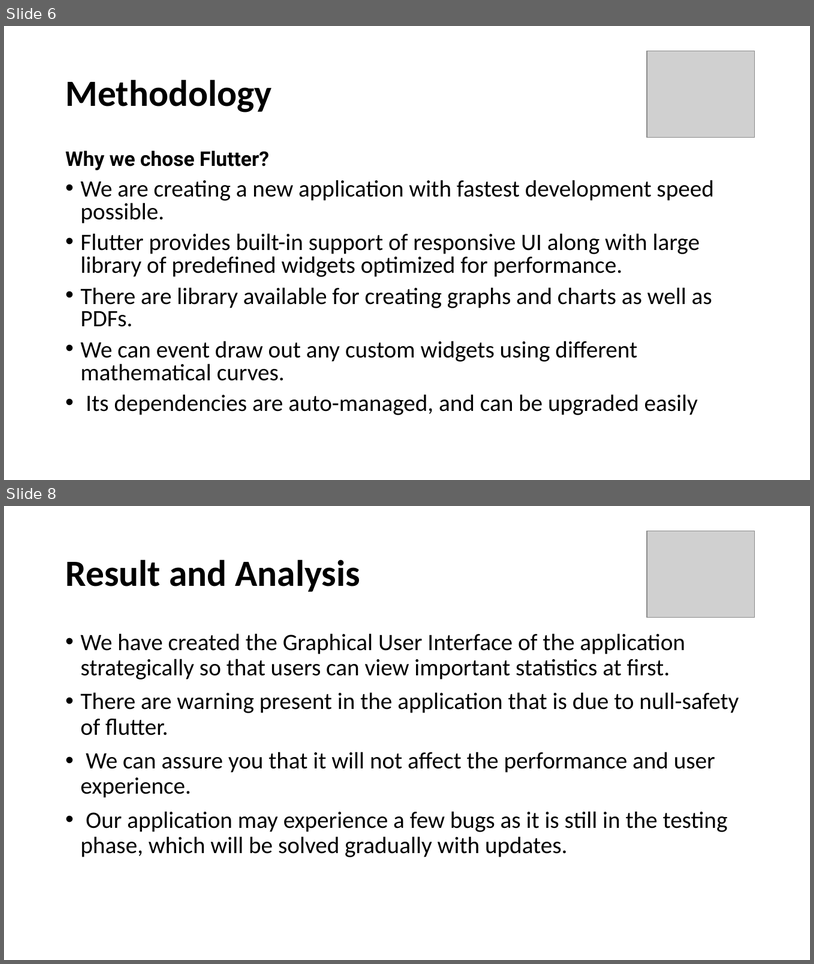
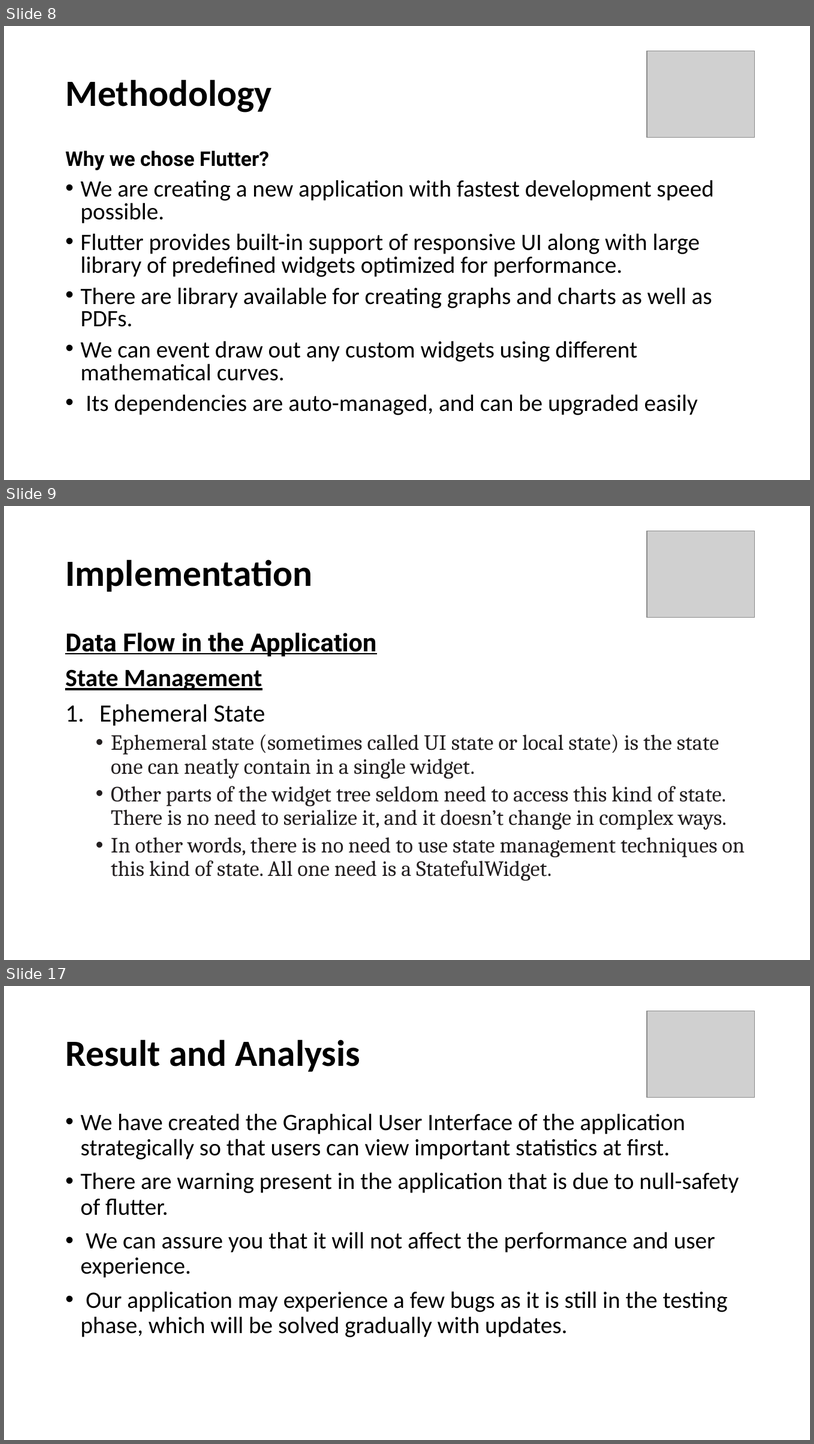
Before and after one commit to prskid1000/Fake-News, a slide deck: Internship.pptx. Shown one above the other, each under a label of ours: slides 6 and 8 before the commit, slides 8, 9 and 17 after it; the slides between them are not shown. The pictures are 814x964 and 814x1444 pixels, drawn with LibreOffice and Linux fonts; fonts in the diff are those of the drawing; grey boxes stand for pictures. Boxes give left, top, right and bottom in pixels: in the first picture for what was removed or moved away, otherwise in the second. Text is boxed around its words. In the diff, an @@ line names an element or a change of style, - is before the commit and + after.

```diff
--- a/Internship.pptx
+++ b/Internship.pptx
@@ slide 9 added at <box>4,506,810,960</box>, background #FFFFFF @@
@@ picture added at <box>648,531,755,618</box> @@
@@ title added at <box>65,559,312,592</box>, 44 pt, text #000000, bold @@
+Implementation
@@ text added at <box>65,633,745,880</box>, 25.9 pt, text #231F20 @@
+Data Flow in the Application
+State Management
+1. Ephemeral State
+  • Ephemeral state (sometimes called UI state or local state) is the state one can neatly contain in a single widget.
+  • Other parts of the widget tree seldom need to access this kind of state. There is no need to serialize it, and it doesn’t change in complex ways.
+  • In other words, there is no need to use state management techniques on this kind of state. All one need is a StatefulWidget.
@@ what was slide 6 is now slide 8 @@
@@ what was slide 8 is now slide 17 @@
```
Also in this commit, not shown: 2 slides changed, 8 other slides added, 10 other files.
